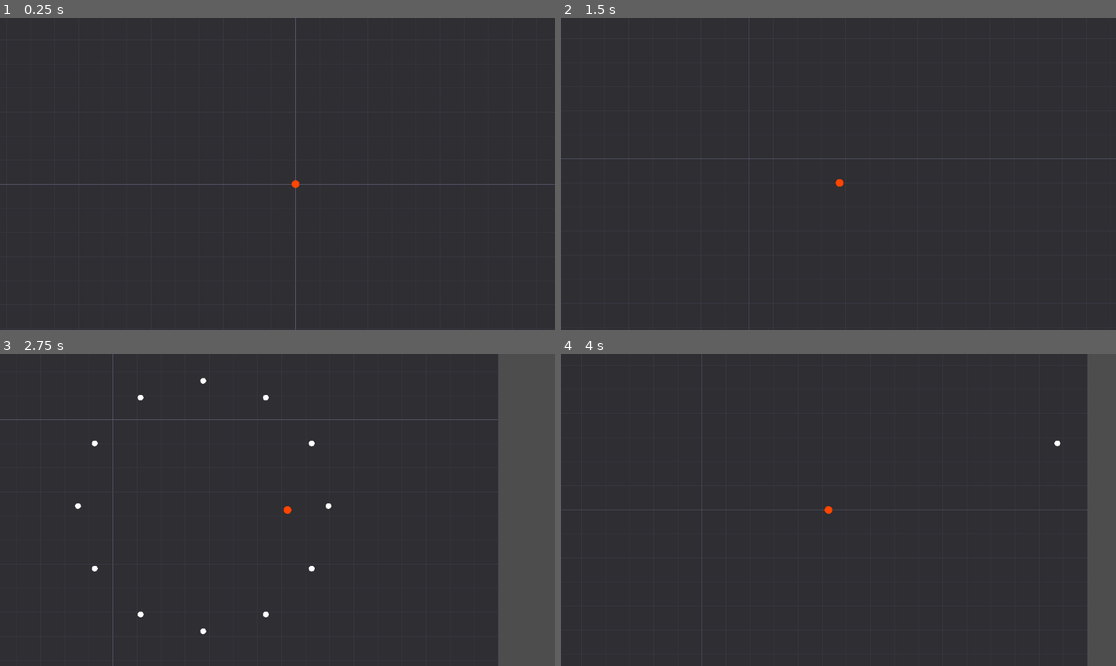
Above: before the commit, frames 1-4 (two rows, left to right).
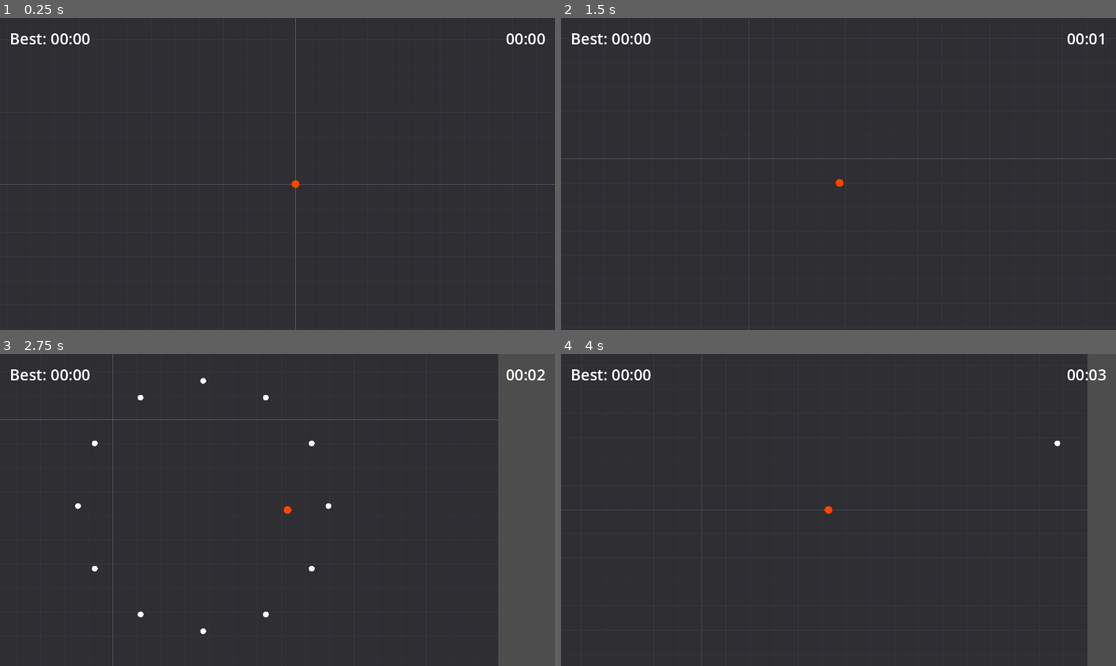
Above: after the commit, the same moments.

Repository: tfoxy/godot-survivor
Game: Godot game, scene res://main.tscn
Two runs of this game, one before a commit and one after it. Both use one fixed random seed, a clock stepped at 60 frames per second and the inputs below.
Inputs:
- Up to frame 1 (0.25 s): no input
- Up to frame 2 (1.5 s): hold D 0.53-1.28 s; tap Enter at 1.25 s; hold S from 1.28 s (still down)
- Up to frame 3 (2.75 s): tap Space at 2 s; release S at 2.03 s; hold D from 2.03 s (still down)
- Up to frame 4 (4 s): release D at 2.78 s; hold W 2.78-3.53 s; hold A from 3.53 s (still down)

The runs differ from the first frame. In frame 1, 0.4% of the frame differs, in the area x 2-99%, y 4-9%; in frame 2, 0.4%; in frame 3, 0.4%; in frame 4, 0.4%.

Commit message:
Vibify timers

Diff:
--- a/globals.gd
+++ b/globals.gd
@@ -1,3 +1,4 @@
 extends RefCounted
 
 const GRID_EXTENT: float = 800.0
+static var highest_time: float = 0.0
--- a/main.gd
+++ b/main.gd
@@ -6,6 +6,11 @@
 
 var monster_scene: PackedScene = preload("res://monster.tscn")
 var monster_timer: Timer
+
+var current_time: float = 0.0
+var time_label: Label
+var best_time_label: Label
+var ui_layer: CanvasLayer
 
 func _ready() -> void:
 	if _player.get("bullet_manager") != null:
@@ -19,6 +24,42 @@
 	monster_timer.autostart = true
 	monster_timer.timeout.connect(_on_monster_timer_timeout)
 	add_child(monster_timer)
+
+	ui_layer = CanvasLayer.new()
+	add_child(ui_layer)
+
+	time_label = Label.new()
+	time_label.set_anchors_preset(Control.PRESET_TOP_RIGHT)
+	time_label.grow_horizontal = Control.GROW_DIRECTION_BEGIN
+	time_label.add_theme_font_size_override("font_size", 32)
+	time_label.offset_right = -20
+	time_label.offset_top = 20
+	ui_layer.add_child(time_label)
+
+	best_time_label = Label.new()
+	best_time_label.set_anchors_preset(Control.PRESET_TOP_LEFT)
+	best_time_label.grow_horizontal = Control.GROW_DIRECTION_END
+	best_time_label.add_theme_font_size_override("font_size", 32)
+	best_time_label.offset_left = 20
+	best_time_label.offset_top = 20
+	ui_layer.add_child(best_time_label)
+
+	_update_best_label()
+
+func _process(delta: float) -> void:
+	current_time += delta
+	var minutes = int(current_time / 60.0)
+	var seconds = int(current_time) % 60
+	time_label.text = "%02d:%02d" % [minutes, seconds]
+
+func _update_best_label() -> void:
+	var minutes = int(Globals.highest_time / 60.0)
+	var seconds = int(Globals.highest_time) % 60
+	best_time_label.text = "Best: %02d:%02d" % [minutes, seconds]
+
+func game_over() -> void:
+	if current_time > Globals.highest_time:
+		Globals.highest_time = current_time
 
 func _on_monster_timer_timeout() -> void:
 	var dist = Globals.GRID_EXTENT + 400.0
--- a/monster.gd
+++ b/monster.gd
@@ -23,6 +23,9 @@
 			area.deactivate()
 		queue_free()
 	elif area.name == "Hitbox" and area.get_parent().is_in_group("player"):
+		var main_scene = get_tree().current_scene
+		if main_scene.has_method("game_over"):
+			main_scene.game_over()
 		get_tree().reload_current_scene()
 
 func _draw() -> void:
